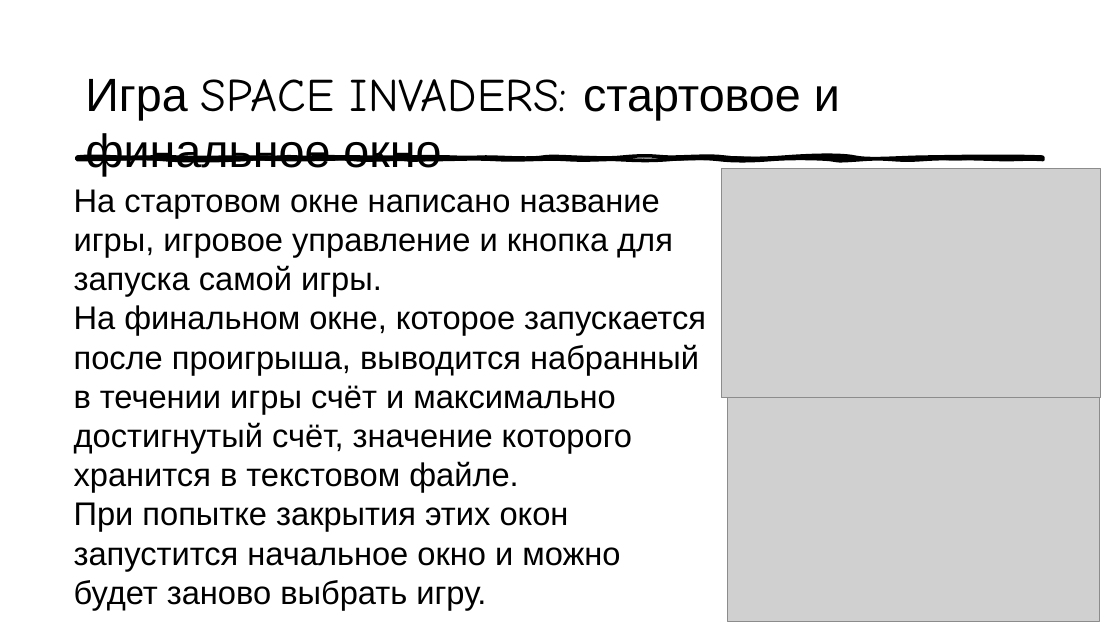
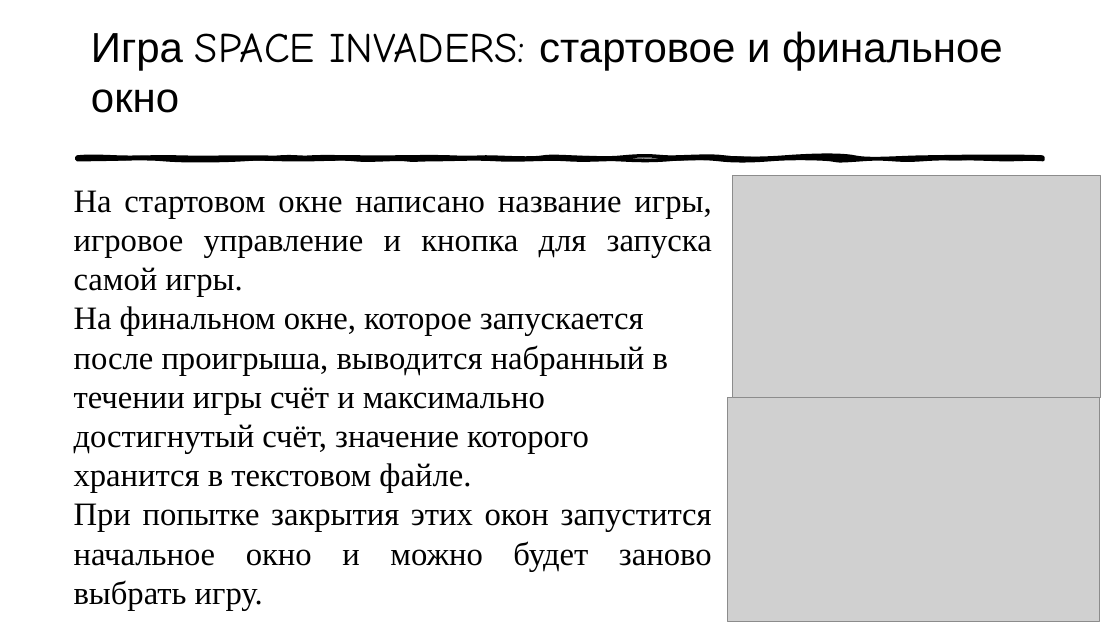
Before and after one commit to paprico-scar/pygameproject, a slide deck: slide 3 of Презентация PyGame.pptx. Drawn at 1120x630 pixels with LibreOffice and Linux fonts; fonts in the diff are those of the drawing; grey boxes stand for pictures. Boxes give left, top, right and bottom in pixels: in the first picture for what was removed or moved away, otherwise in the second. Text is boxed around its words. In the diff, an @@ line names an element or a change of style, - is before the commit and + after.

```diff
--- a/Презентация PyGame.pptx
+++ b/Презентация PyGame.pptx
@@ title "Игра SPACE INVADERS: стартовое и ...": place and size @@
-title "Игра SPACE INVADERS: стартовое и ..." at (85,79,840,176)
+title "Игра SPACE INVADERS: стартовое и ..." at (91,31,1003,113)
@@ title "Игра SPACE INVADERS: стартовое и ..." at (91,31,1003,113): size 40 to 36 pt @@
@@ text "На стартовом окне написано название ..." at (74,190,712,610): font Arial to Times New Roman; alignment left to justified @@
@@ picture: place and size @@
-picture at (721,169,1101,398)
+picture at (733,176,1102,398)
```
Also in this commit, not shown: 2 other slides changed.
